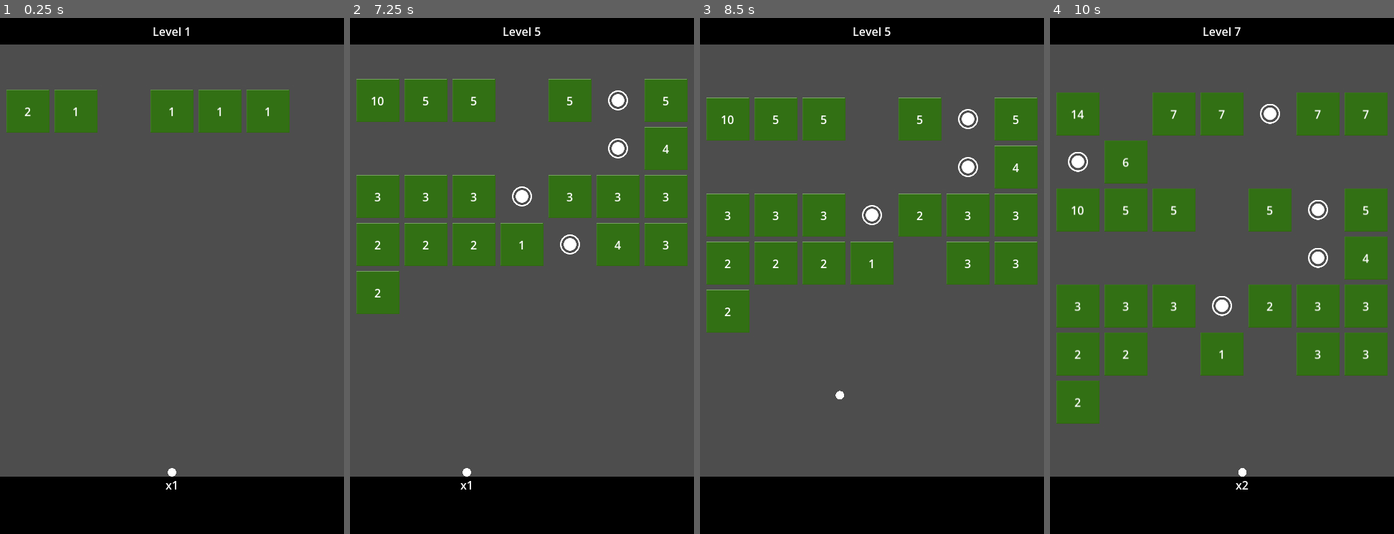
Above: before the commit, frames 1-4 (left to right).
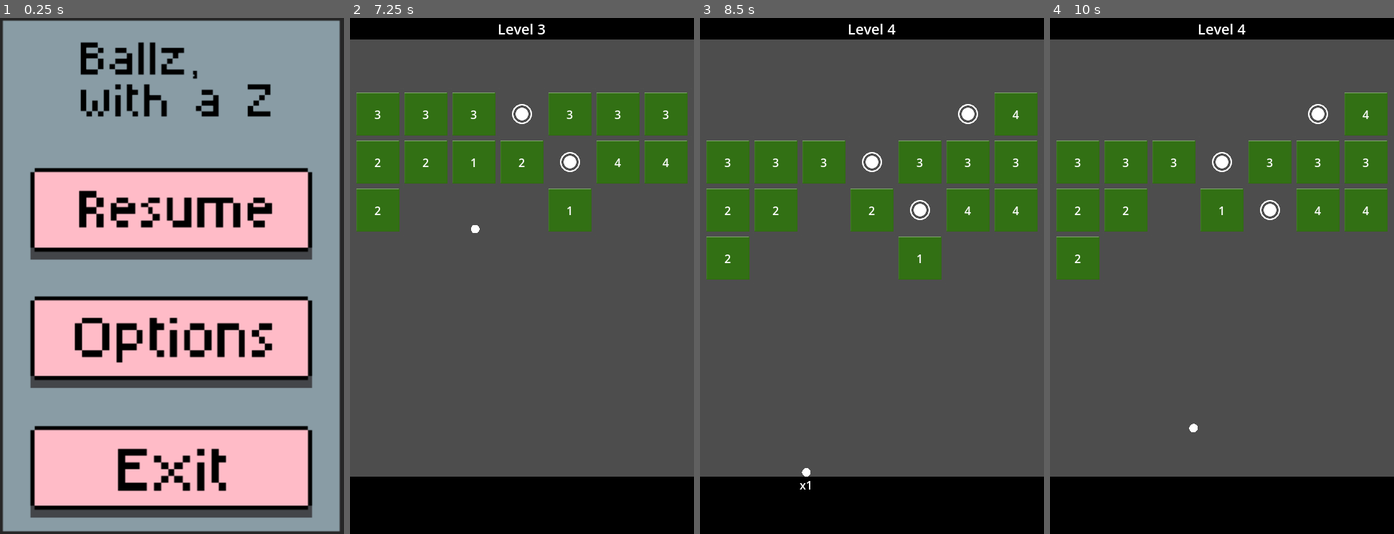
Above: after the commit, the same moments.

Repository: gabekarasik/ballz-with-a-z
Game: Godot game, scene res://scenes/main.tscn
Same seed, same stepped clock (60 frames per second), same inputs: the game is played once before the commit and once after it.
Inputs (mouse positions are in pixels of both pictures, inside the frame that each line leads up to):
- Up to frame 1 (0.25 s): no input
- Up to frame 2 (7.25 s): click (522, 208) at 0.52 s; tap Enter at 1.25 s; move the mouse to (597, 250) at 1.27 s; click (597, 250) at 1.35 s; tap Space at 2 s; move the mouse to (453, 301) at 2.02 s; click (453, 301) at 2.1 s; move the mouse to (556, 162) at 2.77 s; click (556, 162) at 2.85 s; move the mouse to (504, 379) at 3.52 s; click (504, 379) at 3.6 s; move the mouse to (625, 353) at 4.27 s; click (625, 353) at 4.35 s; move the mouse to (418, 198) at 5.02 s; click (418, 198) at 5.1 s; move the mouse to (539, 276) at 5.77 s; click (539, 276) at 5.85 s; move the mouse to (470, 147) at 6.52 s; click (470, 147) at 6.6 s
- Up to frame 3 (8.5 s): move the mouse to (947, 250) at 7.27 s; click (947, 250) at 7.35 s; move the mouse to (803, 301) at 8.02 s; click (803, 301) at 8.1 s
- Up to frame 4 (10 s): move the mouse to (1256, 162) at 8.77 s; click (1256, 162) at 8.85 s; move the mouse to (1204, 379) at 9.52 s; click (1204, 379) at 9.6 s

The runs differ from the first frame. In frame 1, 95% of the frame differs, in the area x 0-100%, y 0-100%; in frame 2, 22%; in frame 3, 23%; in frame 4, 30%.

Commit message:
Added 'menu' and game over screen

Diff:
--- a/scenes/brick.tscn
+++ b/scenes/brick.tscn
@@ -7,6 +7,7 @@
 size = Vector2(60, 60)
 
 [node name="Brick" type="RigidBody2D" unique_id=2137777963 groups=["hittables"]]
+collision_mask = 5
 gravity_scale = 0.0
 script = ExtResource("1_0w5h4")
 metadata/_edit_group_ = true
--- a/scenes/hud.tscn
+++ b/scenes/hud.tscn
@@ -1,6 +1,10 @@
 [gd_scene format=3 uid="uid://buodu7xm7yt4e"]
 
 [ext_resource type="Script" uid="uid://dbadsks20tngu" path="res://scripts/hud.gd" id="1_ahhtf"]
+[ext_resource type="Texture2D" uid="uid://cxlgkarcar7bc" path="res://menu.png" id="2_oo0fn"]
+
+[sub_resource type="StyleBoxFlat" id="StyleBoxFlat_fdm2o"]
+bg_color = Color(0, 0, 0, 1)
 
 [node name="HUD" type="CanvasLayer" unique_id=1099044112]
 script = ExtResource("1_ahhtf")
@@ -11,20 +15,55 @@
 anchor_right = 0.5
 offset_left = -240.0
 offset_right = 240.0
-offset_bottom = 37.0
+offset_bottom = 30.0
 grow_horizontal = 2
+theme_override_font_sizes/font_size = 20
 text = "1"
 horizontal_alignment = 1
 vertical_alignment = 1
 
 [node name="BallCounter" type="Label" parent="." unique_id=725407955]
-anchors_preset = -1
-anchor_left = 0.48125
-anchor_top = 0.48402777
-anchor_right = 0.51875
-anchor_bottom = 0.5159722
-offset_bottom = 3.0517578e-05
+offset_right = 18.0
+offset_bottom = 23.0
+text = "x1"
+
+[node name="MenuScreen" type="Sprite2D" parent="." unique_id=223670842]
+position = Vector2(240, 360.00003)
+scale = Vector2(2.008368, 1.8848168)
+texture = ExtResource("2_oo0fn")
+
+[node name="PlayButton" type="Button" parent="." unique_id=747644751]
+anchors_preset = 8
+anchor_left = 0.5
+anchor_top = 0.5
+anchor_right = 0.5
+anchor_bottom = 0.5
+offset_left = -191.0
+offset_top = -146.0
+offset_right = 189.0
+offset_bottom = -39.0
 grow_horizontal = 2
 grow_vertical = 2
-text = "x1"
-metadata/_edit_use_anchors_ = true
+theme_override_font_sizes/font_size = 64
+flat = true
+
+[node name="GameOver" type="Label" parent="." unique_id=1634833094]
+anchors_preset = 8
+anchor_left = 0.5
+anchor_top = 0.5
+anchor_right = 0.5
+anchor_bottom = 0.5
+offset_left = -240.0
+offset_top = -360.0
+offset_right = 240.0
+offset_bottom = 360.0
+grow_horizontal = 2
+grow_vertical = 2
+theme_override_colors/font_color = Color(1, 0, 0, 1)
+theme_override_font_sizes/font_size = 56
+theme_override_styles/normal = SubResource("StyleBoxFlat_fdm2o")
+text = "GAME OVER!"
+horizontal_alignment = 1
+vertical_alignment = 1
+
+[connection signal="pressed" from="PlayButton" to="." method="_on_play_button_pressed"]
--- a/scenes/main.tscn
+++ b/scenes/main.tscn
@@ -14,7 +14,7 @@
 size = Vector2(20, 736)
 
 [sub_resource type="RectangleShape2D" id="RectangleShape2D_osicj"]
-size = Vector2(480, 37)
+size = Vector2(480, 30)
 
 [sub_resource type="Gradient" id="Gradient_tbgi4"]
 colors = PackedColorArray(0, 0, 0, 1, 0, 0, 0, 1)
@@ -22,7 +22,7 @@
 [sub_resource type="GradientTexture2D" id="GradientTexture2D_fdm2o"]
 gradient = SubResource("Gradient_tbgi4")
 width = 480
-height = 37
+height = 30
 
 [sub_resource type="RectangleShape2D" id="RectangleShape2D_6wcbk"]
 size = Vector2(480, 80)
@@ -34,6 +34,9 @@
 width = 480
 height = 80
 fill_to = Vector2(0, 0)
+
+[sub_resource type="RectangleShape2D" id="RectangleShape2D_u840f"]
+size = Vector2(480, 60)
 
 [node name="Main" type="Node2D" unique_id=4924]
 script = ExtResource("1_0wfyh")
@@ -57,7 +60,7 @@
 shape = SubResource("RectangleShape2D_3c2fn")
 
 [node name="Ceiling" type="StaticBody2D" parent="." unique_id=1731256378]
-position = Vector2(240, 18.5)
+position = Vector2(240, 15)
 
 [node name="CollisionShape2D" type="CollisionShape2D" parent="Ceiling" unique_id=1556521585]
 shape = SubResource("RectangleShape2D_osicj")
@@ -81,4 +84,13 @@
 
 [node name="HUD" parent="." unique_id=1099044112 instance=ExtResource("6_tefeu")]
 
+[node name="GameOverZone" type="Area2D" parent="." unique_id=330902001]
+collision_layer = 4
+
+[node name="CollisionShape2D" type="CollisionShape2D" parent="GameOverZone" unique_id=1278892329]
+position = Vector2(240, 609)
+shape = SubResource("RectangleShape2D_u840f")
+
 [connection signal="ball_landed" from="Floor" to="." method="set_in_motion"]
+[connection signal="start_game" from="HUD" to="." method="start_game"]
+[connection signal="body_entered" from="GameOverZone" to="." method="_on_game_over_zone_body_entered"]
--- a/scenes/powerup.tscn
+++ b/scenes/powerup.tscn
@@ -8,7 +8,7 @@
 
 [node name="Powerup" type="Area2D" unique_id=1364514717 groups=["hittables"]]
 scale = Vector2(0.7, 0.7)
-collision_mask = 2
+collision_mask = 6
 script = ExtResource("1_ih772")
 
 [node name="Sprite2D" type="Sprite2D" parent="." unique_id=92664142]
@@ -18,4 +18,5 @@
 [node name="CollisionShape2D" type="CollisionShape2D" parent="." unique_id=1702198420]
 shape = SubResource("CircleShape2D_fdm2o")
 
+[connection signal="area_entered" from="." to="." method="_on_area_entered"]
 [connection signal="body_entered" from="." to="." method="_on_body_entered"]
--- a/scripts/hud.gd
+++ b/scripts/hud.gd
@@ -1,5 +1,19 @@
 extends CanvasLayer
 
+signal start_game
+
+func _ready():
+	$LevelIndicator.hide()
+	$BallCounter.hide()
+	$GameOver.hide()
+
+func show_level():
+	$LevelIndicator.show()
+
+func _on_play_button_pressed() -> void:
+	$PlayButton.hide()
+	$MenuScreen.hide()
+	start_game.emit()
 
 func update_level(level):
 	$LevelIndicator.text = "Level " + str(level)
@@ -12,3 +26,12 @@
 	if num == 0:
 		$BallCounter.hide()
 	$BallCounter.text = "x"+str(num)
+
+func show_game_over():
+	$GameOver.show()
+	await get_tree().create_timer(3).timeout
+	$GameOver.hide()
+	$LevelIndicator.hide()
+	$BallCounter.hide()
+	$MenuScreen.show()
+	$PlayButton.show()
--- a/scripts/main.gd
+++ b/scripts/main.gd
@@ -16,7 +16,14 @@
 
 # Called when the node enters the scene tree for the first time.
 func _ready() -> void:
+	$Ceiling.hide()
+	$Floor.hide()
+
+func start_game():
+	$Ceiling.show()
+	$Floor.show()
 	$HUD.update_level(level)
+	$HUD.show_level()
 	ball_position = $StartPosition.position
 	var ball = ball_scene.instantiate()
 	ball.position = ball_position
@@ -28,6 +35,21 @@
 	create_pos_array()
 	place_bricks()
 	move_bricks()
+	set_process_input(true)
+
+func game_over():
+	set_process_input(false)
+	$HUD.show_game_over()
+	get_tree().call_group("hittables", "queue_free")
+	for ball in balls:
+		ball.queue_free()
+	level = 1
+	new_balls = 0
+	num_balls = 0
+	balls = Array()
+	positions = Array()
+	$Ceiling.hide()
+	$Floor.hide()
 
 func _input(event):
 	if event.is_action_released("shoot"):
@@ -37,7 +59,7 @@
 		set_process_input(false)
 
 func create_pos_array():
-	var pos = Vector2(39, 74.0)
+	var pos = Vector2(39, 67.0)
 	for n in 7:
 		positions.append(pos + Vector2(brick_offset.x * n, 0))
 
@@ -77,8 +99,6 @@
 		$HUD.update_ball_count(num_balls)
 		await get_tree().create_timer(0.1).timeout
 
-
-
 func set_in_motion() -> void:
 	if in_motion > 0:
 		in_motion -= 1
@@ -86,15 +106,15 @@
 	if in_motion == 0:
 		load_next_level()
 
-
 func load_next_level():
 	$Floor.first_hit = false
 	level += 1
 	$HUD.update_level(level)
-	place_bricks()
-	move_bricks()
 	add_balls()
 	$HUD.place_ball_count(ball_position)
+	place_bricks()
+	await get_tree().create_timer(0.2).timeout
+	move_bricks()
 	set_process_input(true)
 
 func new_ball():
@@ -109,3 +129,8 @@
 	num_balls = balls.size()
 	$HUD.update_ball_count(num_balls)
 	new_balls = 0
+
+
+func _on_game_over_zone_body_entered(body: Node2D) -> void:
+	game_over()
+	print(body.name)
--- a/scripts/powerup.gd
+++ b/scripts/powerup.gd
@@ -6,3 +6,7 @@
 func _on_body_entered(body: Node2D) -> void:
 	get_parent().new_ball()
 	queue_free()
+
+
+func _on_area_entered(area: Area2D) -> void:
+	queue_free()
Binary file added: menu.png
Not shown, added: menu.png.import
